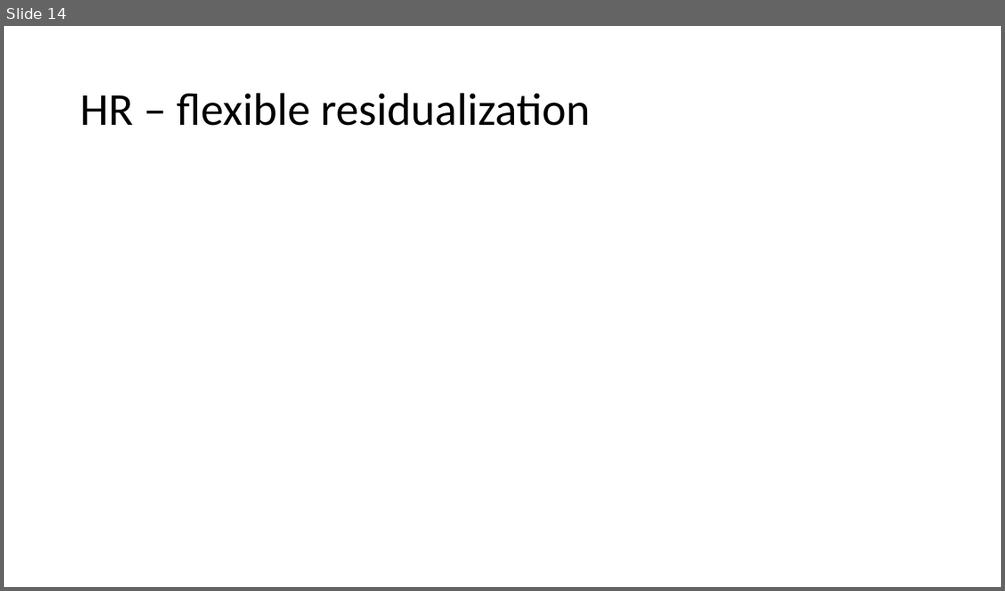
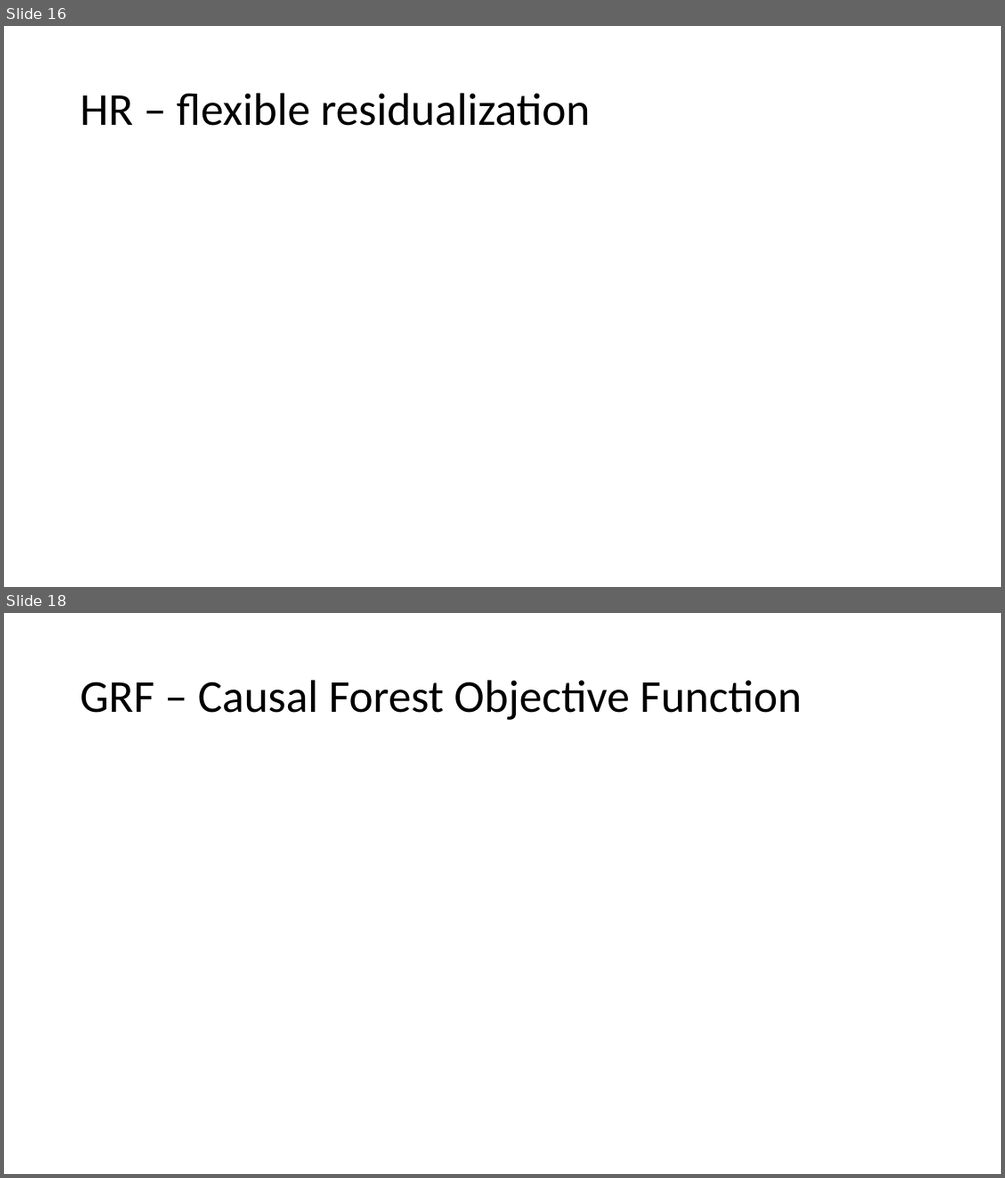
Before and after one commit to shoepaladin/causalinference_crashcourse, a slide deck: 5 HTE Models.pptx. Shown one above the other, each under a label of ours: slide 14 before the commit, slides 16 and 18 after it; the slides between them are not shown. The pictures are 1005x591 and 1005x1178 pixels, drawn with LibreOffice and Linux fonts; fonts in the diff are those of the drawing; grey boxes stand for pictures. Boxes give left, top, right and bottom in pixels: in the first picture for what was removed or moved away, otherwise in the second. Text is boxed around its words. In the diff, an @@ line names an element or a change of style, - is before the commit and + after.

```diff
--- a/5 HTE Models.pptx
+++ b/5 HTE Models.pptx
@@ slide 18 added at [4, 613, 1001, 1174], background #FFFFFF @@
@@ title added at [80, 680, 801, 720], 44 pt, text #000000 @@
+GRF – Causal Forest Objective Function
@@ what was slide 14 is now slide 16 @@
```
Also in this commit, not shown: 1 slide changed, 20 other slides added, 1 other file.
